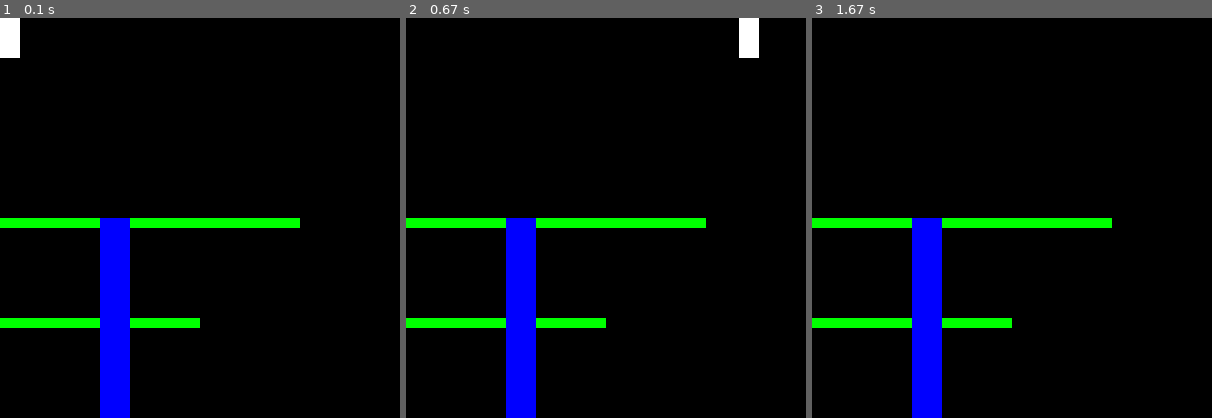
Above: before the commit, frames 1-3 (left to right).
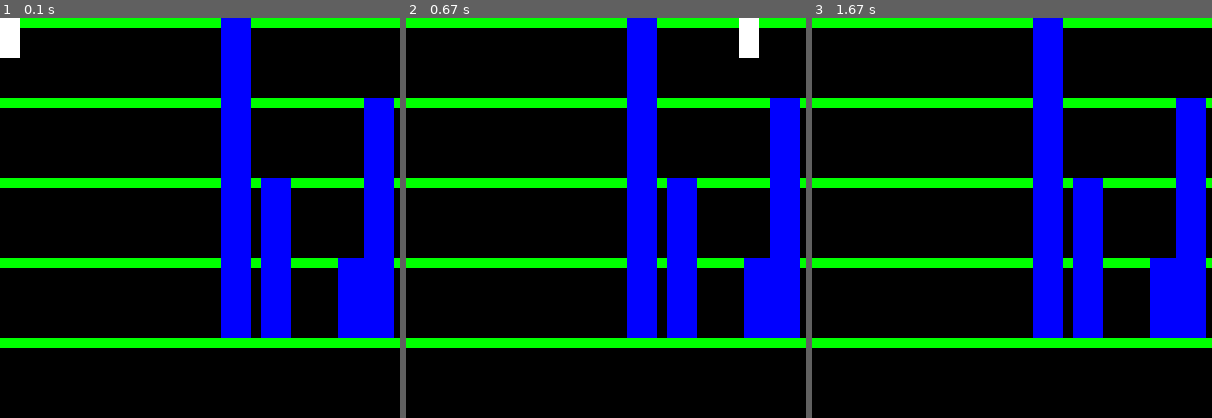
Above: after the commit, the same moments.

Repository: lvanderlyn/VideoGame
Game: pygame game, started from scaffolding.py
Two runs of this game, one before a commit and one after it. Both use one fixed random seed, a clock stepped at 60 frames per second and the inputs below.
Inputs:
- Up to frame 1 (0.1 s): no input
- Up to frame 2 (0.67 s): hold Right from 0.33 s (still down)
- Up to frame 3 (1.67 s): release Right at 0.8 s

The runs differ from the first frame. In frame 1, 31% of the frame differs, in the area x 0-100%, y 0-100%; in frame 2, 31%; in frame 3, 31%.

Commit message:
modified

Diff:
--- a/scaffolding.py
+++ b/scaffolding.py
@@ -43,10 +43,10 @@
 class Model:
     def __init__(self):
         self.jumpman = Jumpman(0.0,0.0,J_WIDTH,J_HEIGHT) #need jumpman class
-        self.platforms = [Platform(0,300,200),Platform(0,200,300)]
-        #self.genPlatforms()
-        self.ladders = [Ladder(100,200,200)]
-        #self.genLadders()
+        self.platforms = []
+        self.genPlatforms()
+        self.ladders = []
+        self.genLadders()
         self.mode = self.modeFinder()
 
     def update(self):
